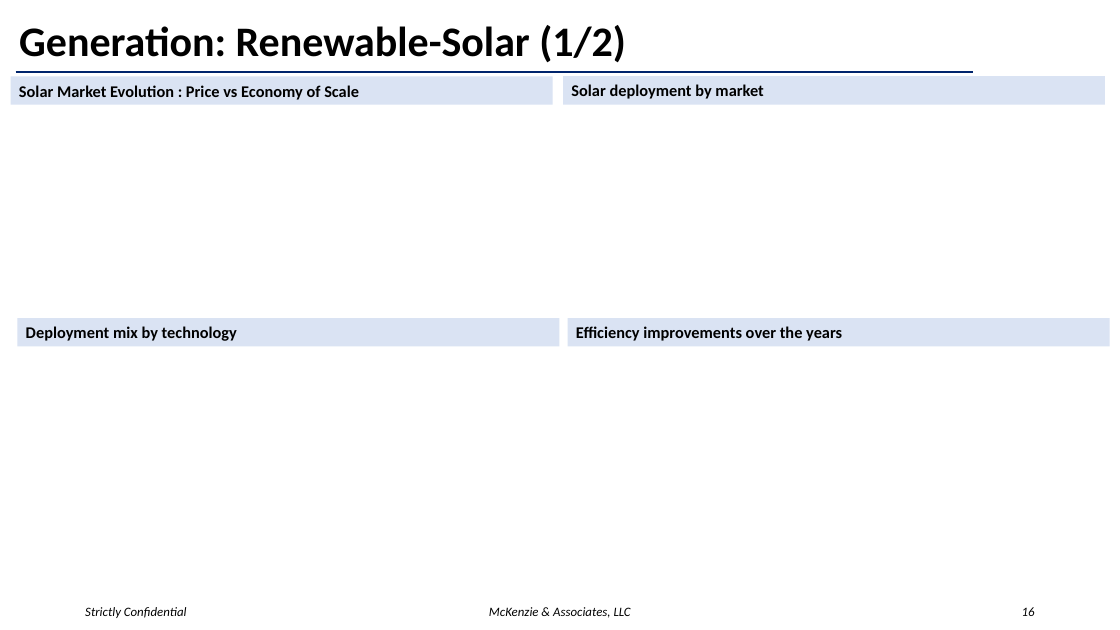
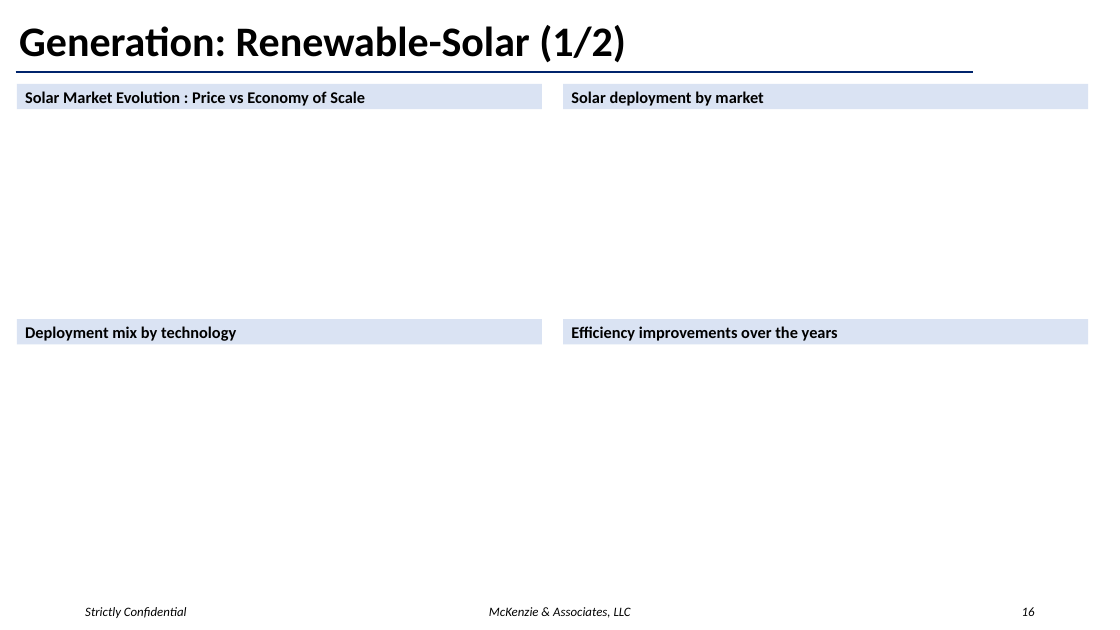
Before and after one commit to McKenzieaa/mck_cfo, a slide deck: slide 16 of streamlit_dashboard/data/energy_template.pptx. Drawn at 1120x630 pixels with LibreOffice and Linux fonts; fonts in the diff are those of the drawing. Boxes give left, top, right and bottom in pixels: in the first picture for what was removed or moved away, otherwise in the second. Text is boxed around its words. In the diff, an @@ line names an element or a change of style, - is before the commit and + after.

```diff
--- a/streamlit_dashboard/data/energy_template.pptx
+++ b/streamlit_dashboard/data/energy_template.pptx
@@ rectangle "Solar Market Evolution : Price ...": place and size @@
-rectangle "Solar Market Evolution : Price ..." at box(11, 76, 553, 105)
+rectangle "Solar Market Evolution : Price ..." at box(17, 84, 542, 109)
@@ rectangle "Solar deployment by market": place and size @@
-rectangle "Solar deployment by market" at box(563, 76, 1105, 105)
+rectangle "Solar deployment by market" at box(563, 84, 1088, 109)
@@ rectangle "Deployment mix by technology": place and size @@
-rectangle "Deployment mix by technology" at box(18, 318, 560, 347)
+rectangle "Deployment mix by technology" at box(17, 319, 542, 344)
@@ rectangle "Efficiency improvements over the years": place and size @@
-rectangle "Efficiency improvements over the years" at box(568, 318, 1110, 347)
+rectangle "Efficiency improvements over the years" at box(563, 319, 1088, 344)
```
Also in this commit, not shown: 15 other slides changed.
